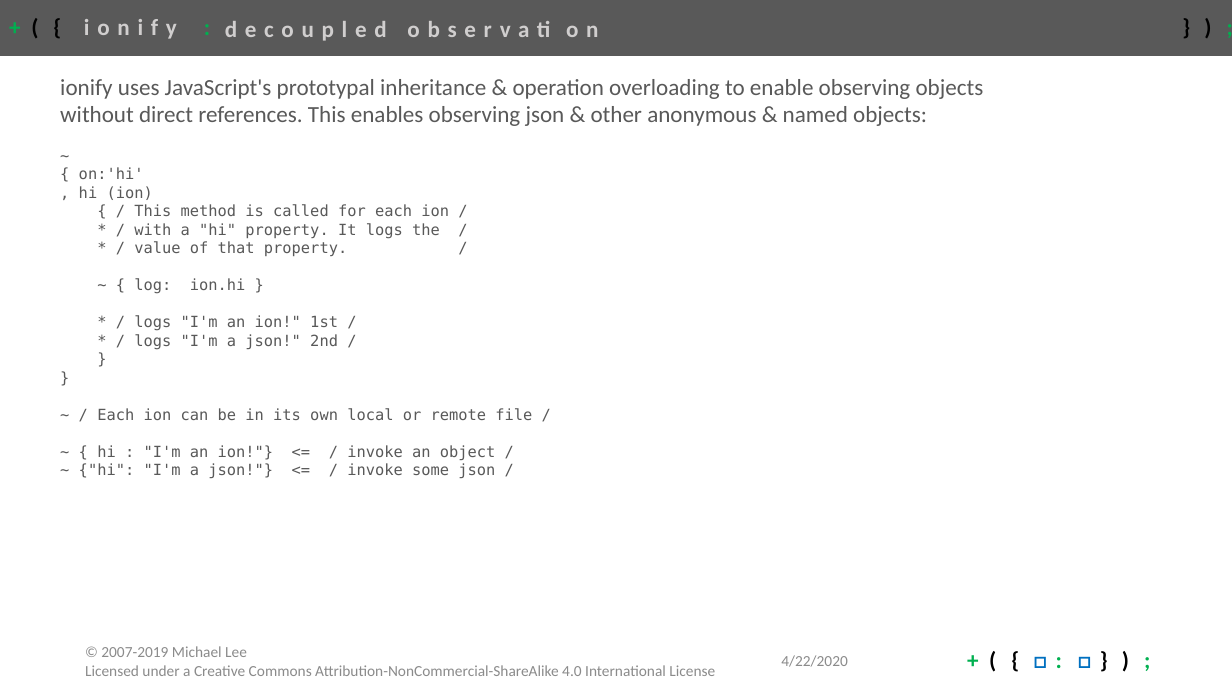
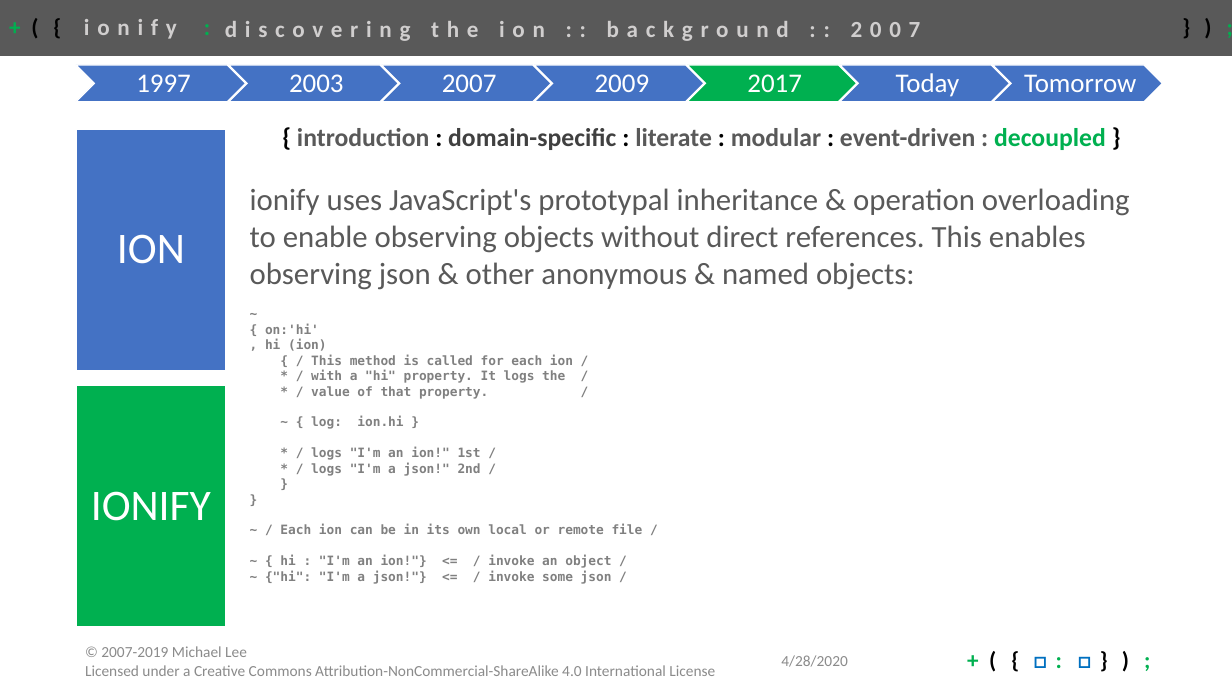
Before and after one commit to ionify/about, a slide deck: slide 21 of talks/2020.ionify.pptx (slide 28 before the commit). Drawn at 1232x693 pixels with LibreOffice and Linux fonts; fonts in the diff are those of the drawing. Boxes give left, top, right and bottom in pixels: in the first picture for what was removed or moved away, otherwise in the second. Text is boxed around its words. In the diff, an @@ line names an element or a change of style, - is before the commit and + after.

Commit message:
talks: ionify: 2020 intro & overview 0.04 - jeb collaboration

```diff
--- a/talks/2020.ionify.pptx
+++ b/talks/2020.ionify.pptx
@@ title at bbox=[225, 21, 921, 41]: text changed @@
-decoupled observation
+discovering the ion :: background :: 2007
@@ group added at bbox=[76, 65, 1163, 102]: 7 chevrons, 7 texts @@
+1997
+2003
+2007
+2009
+2017
+Today
+Tomorrow
@@ text "{ introduction : domain-specific : ...": place and size @@
-text "{ introduction : domain-specific : ..." at bbox=[60, 79, 984, 478]
+text "{ introduction : domain-specific : ..." at bbox=[250, 128, 1130, 584]
@@ text at bbox=[297, 128, 1106, 150]: paragraph added @@
+{ introduction : domain-specific : literate : modular : event-driven : decoupled }
@@ text at bbox=[250, 188, 1130, 584]: size 18 to 24 pt in "ionify uses JavaScript's prototypal inheritance & operation ..."; size 12 to 10 pt, text colour #595959 to #808080, bold on in "~", "{ on:'hi'", ", hi (ion)", "{ / This method is called for ..." and 10 more places @@
@@ group added at bbox=[76, 129, 226, 627]: 2 rectangles, 2 texts @@
+ION
+IONIFY
@@ text at bbox=[781, 655, 847, 667]: text changed @@
-4/22/2020
+4/28/2020
```
Also in this commit, not shown: 25 other slides changed, 4 slides added, 5 slides removed.
